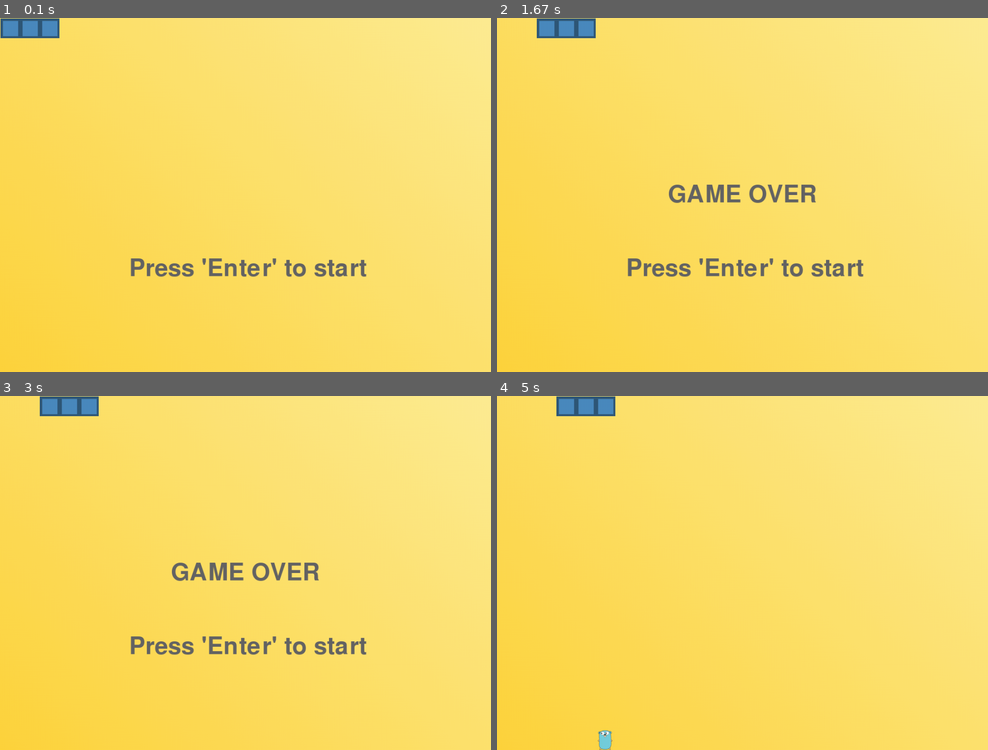
Above: before the commit, frames 1-4 (two rows, left to right).
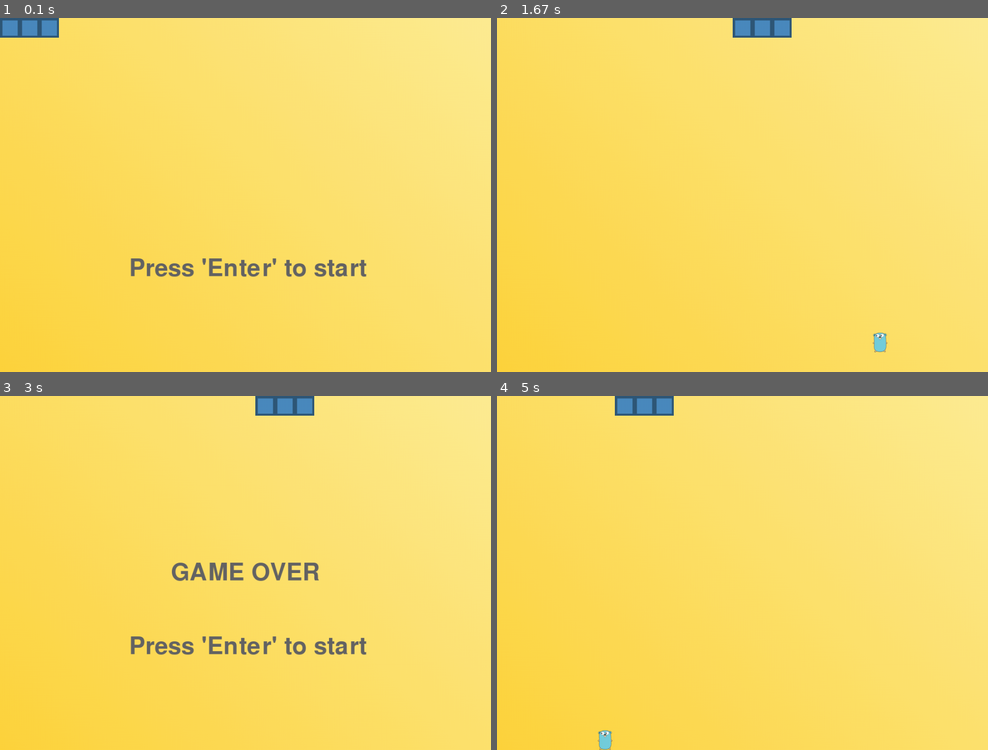
Above: after the commit, the same moments.

Repository: alexanderchainsaw/pygameHungryPythonOld
Game: pygame game, started from main.py
Two runs of this game, one before a commit and one after it. Both use one fixed random seed, a clock stepped at 60 frames per second and the inputs below.
Inputs:
- Up to frame 1 (0.1 s): no input
- Up to frame 2 (1.67 s): hold Enter 0.33-0.8 s; hold Right 0.33-0.8 s; hold W 0.83-1.3 s; hold Right 0.83-1.3 s
- Up to frame 3 (3 s): hold Up 1.83-2.3 s; hold S from 2.83 s (still down); hold Left from 2.83 s (still down)
- Up to frame 4 (5 s): release S at 3.37 s; release Left at 3.37 s; hold Down 3.97-4.27 s; tap Enter at 4.3 s

The runs differ from the first frame. In frame 1, 0.1% of the frame differs, in the area x 0-13%, y 0-6%; in frame 2, 3.3%, in the area x 8-80%, y 0-95%; in frame 3, 1.3%; in frame 4, 1.3%.

Commit message:
refactoring
removing unnecessary code, clearing ground for adding features

Diff:
--- a/main.py
+++ b/main.py
@@ -6,11 +6,10 @@
 
 WIDTH = 1000
 HEIGHT = 720
-PIXEL_SIZE = 40
-LINE_WIDTH = 1
+SQUARE_SIZE = 40
 
-SCOPE_X = (0, 24)
-SCOPE_Y = (0, 17)
+SQUARES_X = 24
+SQUARES_Y = 17
 
 BACKGROUND = pygame.image.load('Assets/Background.png')
 BODY = pygame.image.load('Assets/PythonBody.png')
@@ -35,18 +34,18 @@
 
 def init_snake():
     snake = deque()
-    snake.append((2, SCOPE_Y[0]))
-    snake.append((1, SCOPE_Y[0]))
-    snake.append((0, SCOPE_Y[0]))
+    snake.append((2, 0))
+    snake.append((1, 0))
+    snake.append((0, 0))
     return snake
 
 
 def create_food(snake):
-    food_x = random.randint(SCOPE_X[0], SCOPE_X[1])
-    food_y = random.randint(SCOPE_Y[0], SCOPE_Y[1])
+    food_x = random.randint(0, SQUARES_X)
+    food_y = random.randint(0, SQUARES_Y)
     while (food_x, food_y) in snake:
-        food_x = random.randint(SCOPE_X[0], SCOPE_X[1])
-        food_y = random.randint(SCOPE_Y[0], SCOPE_Y[1])
+        food_x = random.randint(0, SQUARES_X)
+        food_y = random.randint(0, SQUARES_Y)
     return food_x, food_y
 
 
@@ -57,17 +56,14 @@
 
     font2 = pygame.font.Font(None, 72)
     fwidth, fheight = font2.size('GAME OVER')
-    b = True
     score = 0
     snake = init_snake()
     food = create_food(snake)
     rand_food = random.choice(FOOD_FOR_PYTHON)
     pos = (1, 0)
-
     running = False
     start = False
-    orispeed = 0.2
-    speed = orispeed
+    speed = 0.1
     last_move_time = None
     pause = False
     while True:
@@ -78,10 +74,8 @@
                 if event.key == pygame.K_ESCAPE:
                     sys.exit()
                 if event.key == pygame.K_RETURN and not running:
-
                     start = True
                     running = True
-                    b = True
                     snake = init_snake()
                     food = create_food(snake)
                     pos = (1, 0)
@@ -91,37 +85,31 @@
                     if running:
                         pause = not pause
                 elif event.key in (pygame.K_w, pygame.K_UP):
-                    if b and not pos[1]:
+                    if not pos[1]:
                         pos = (0, -1)
-                        b = False
                 elif event.key in (pygame.K_s, pygame.K_DOWN):
-                    if b and not pos[1]:
+                    if not pos[1]:
                         pos = (0, 1)
-                        b = False
                 elif event.key in (pygame.K_a, pygame.K_LEFT):
-                    if b and not pos[0]:
+                    if not pos[0]:
                         pos = (-1, 0)
-                        b = False
                 elif event.key in (pygame.K_d, pygame.K_RIGHT):
-                    if b and not pos[0]:
+                    if not pos[0]:
                         pos = (1, 0)
-                        b = False
         screen.blit(BACKGROUND, (0, 0))
 
         if running:
             cur_time = time.time()
             if cur_time - last_move_time > speed:
                 if not pause:
-                    b = True
                     last_move_time = cur_time
                     next_s = (snake[0][0] + pos[0], snake[0][1] + pos[1])
                     if next_s == food:
                         snake.appendleft(next_s)
-                        speed = orispeed - 0.03 * (score // 100)
                         food = create_food(snake)
                         rand_food = random.choice(FOOD_FOR_PYTHON)
                     else:
-                        if SCOPE_X[0] <= next_s[0] <= SCOPE_X[1] and SCOPE_Y[0] <= next_s[1] <= SCOPE_Y[1] \
+                        if 0 <= next_s[0] <= SQUARES_X and 0 <= next_s[1] <= SQUARES_Y \
                                 and next_s not in snake:
                             snake.appendleft(next_s)
                             snake.pop()
@@ -129,12 +117,12 @@
                             running = False
         if running:
             screen.blit(rand_food,
-                        (food[0] * PIXEL_SIZE, food[1] * PIXEL_SIZE, PIXEL_SIZE, PIXEL_SIZE))
+                        (food[0] * SQUARE_SIZE, food[1] * SQUARE_SIZE, SQUARE_SIZE, SQUARE_SIZE))
         for s in snake:
             proper_size_body = pygame.transform.scale(BODY, (40, 40))
             screen.blit(proper_size_body,
-                        (s[0] * PIXEL_SIZE + LINE_WIDTH, s[1] * PIXEL_SIZE + LINE_WIDTH,
-                         PIXEL_SIZE - LINE_WIDTH * 2, PIXEL_SIZE - LINE_WIDTH * 2))
+                        (s[0] * SQUARE_SIZE, s[1] * SQUARE_SIZE,
+                         SQUARE_SIZE * 2, SQUARE_SIZE * 2))
         if not running:
             if start:
                 print_text(screen, font2, (WIDTH - fwidth) // 2,
